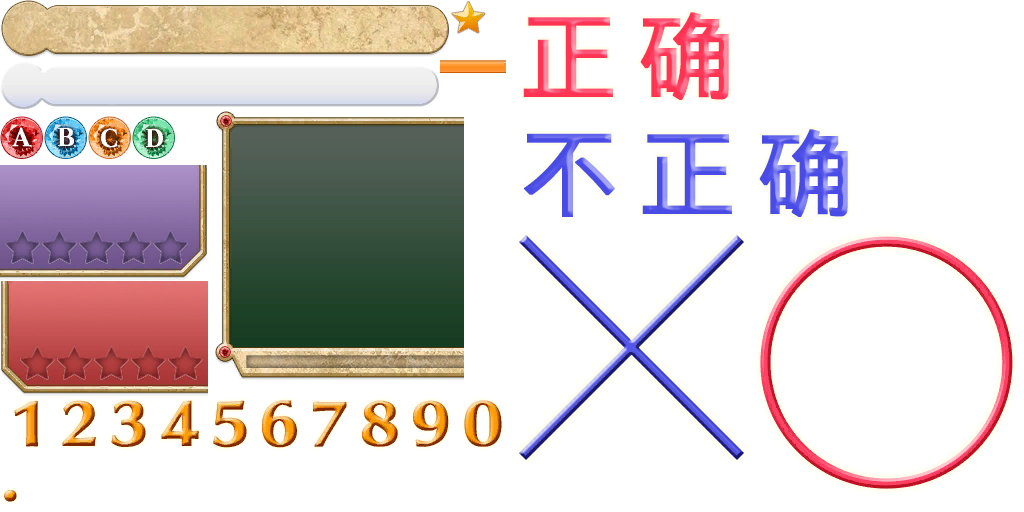
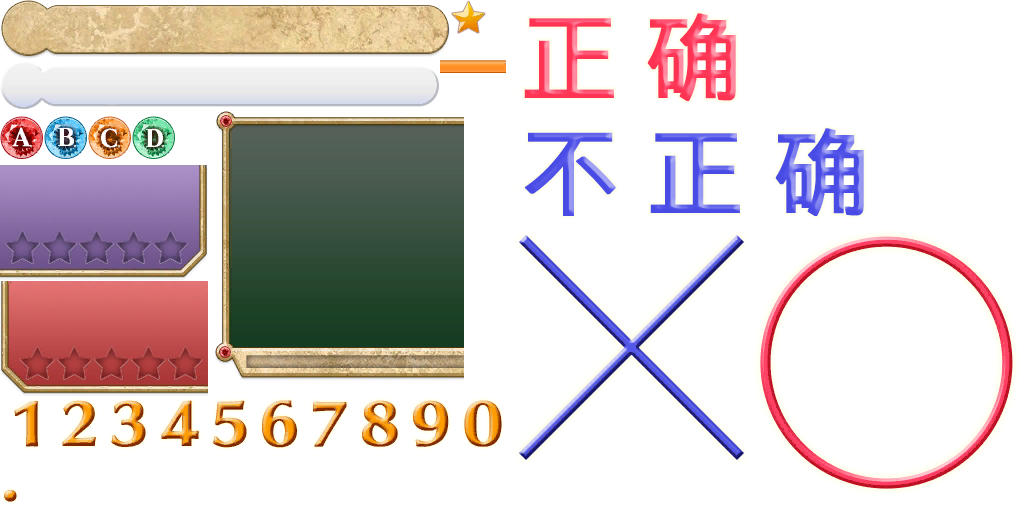
Layered file, before and after one edit (1024x512). Changes by layer:
added group "不正确" (1st of 3) with 3 layers above "正确" over [522,126,866,219]
added layer "不正确 拷贝 2" in group "不正确" over [523,126,866,218]
hid "不正确" (2nd of 3, in "不正确"), moved it into group "不正确" over [524,129,848,217]
hid "不正确" (3rd of 3, in "不正确"), moved it into group "不正确" over [522,127,850,219]
added group "正确" (1st of 3) with 3 layers above "图层 1 拷贝" over [521,10,738,103]
added layer "正确 拷贝 2" in group "正确" over [522,11,738,103]
hid "正确" (2nd of 3, in "正确"), moved it into group "正确" over [523,12,729,100]
hid "正确" (3rd of 3, in "正确"), moved it into group "正确" over [521,10,731,102]
